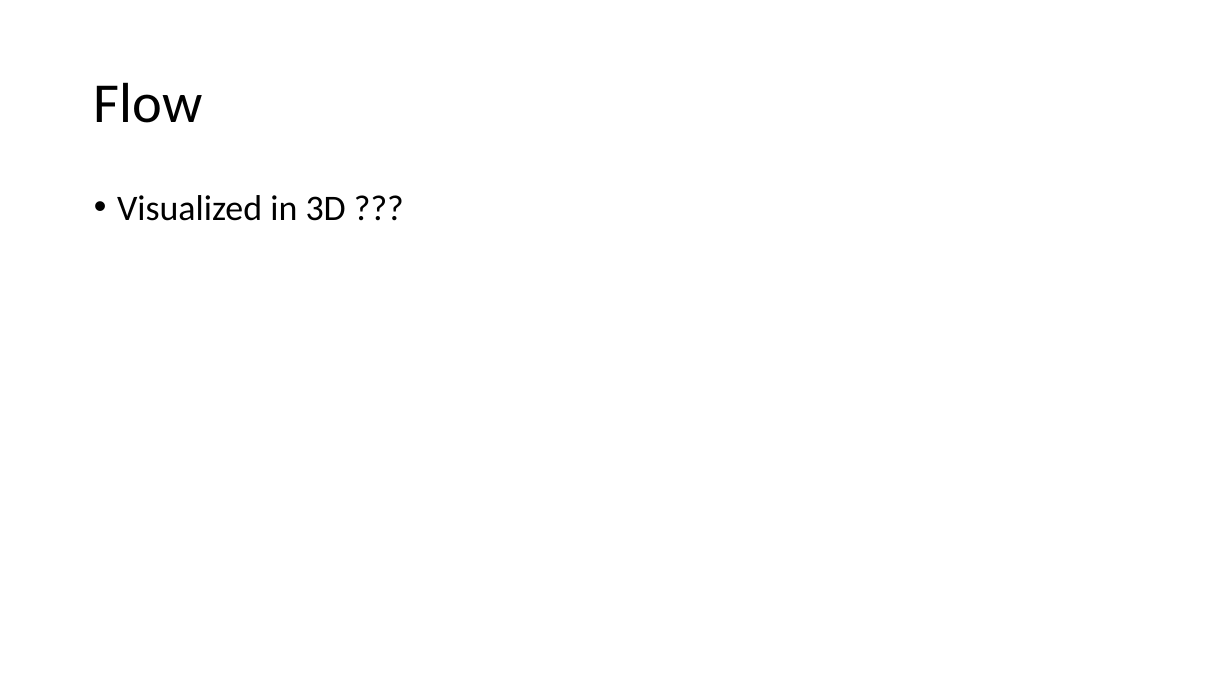
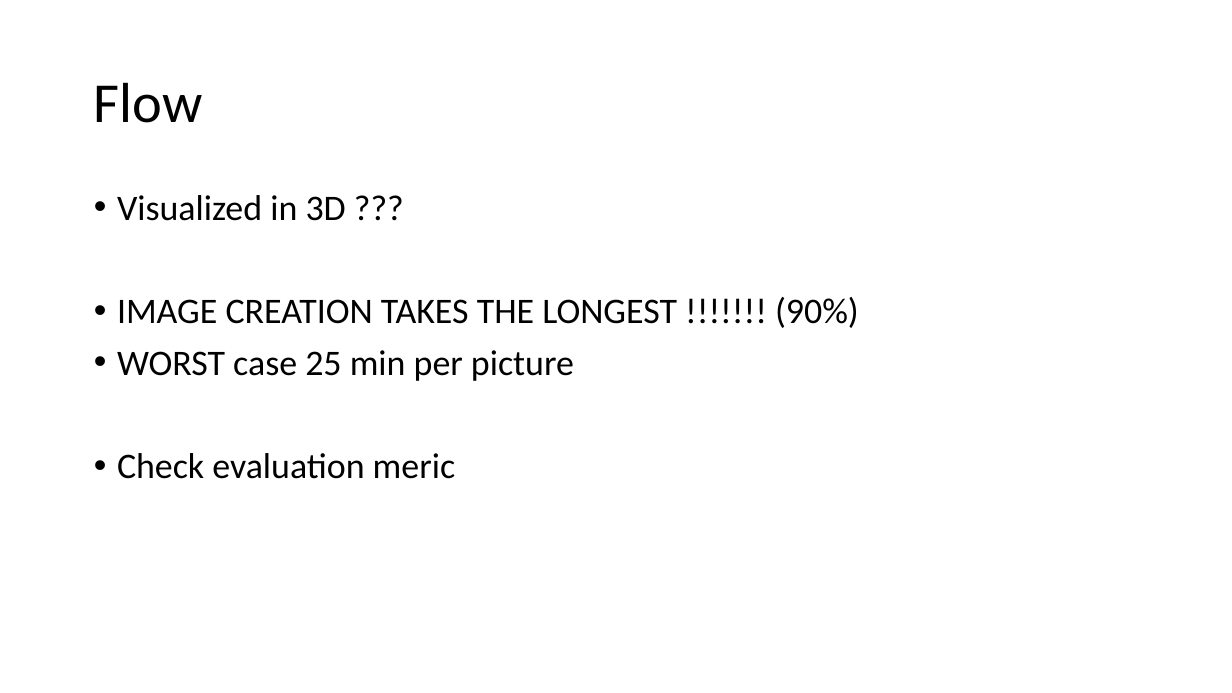
Before and after one commit to JanNalivaika/SSD_EXT, a slide deck: slide 24 of misc/Segmentation.pptx. Drawn at 1232x693 pixels with LibreOffice and Linux fonts; fonts in the diff are those of the drawing. Boxes give left, top, right and bottom in pixels: in the first picture for what was removed or moved away, otherwise in the second. Text is boxed around its words. In the diff, an @@ line names an element or a change of style, - is before the commit and + after.

```diff
--- a/misc/Segmentation.pptx
+++ b/misc/Segmentation.pptx
@@ text at (x1=117, y1=297, x2=859, y2=479): paragraphs added @@
+• IMAGE CREATION TAKES THE LONGEST !!!!!!! (90%)
+• WORST case 25 min per picture
+• Check evaluation meric
```
Also in this commit, not shown: 4 other files.
